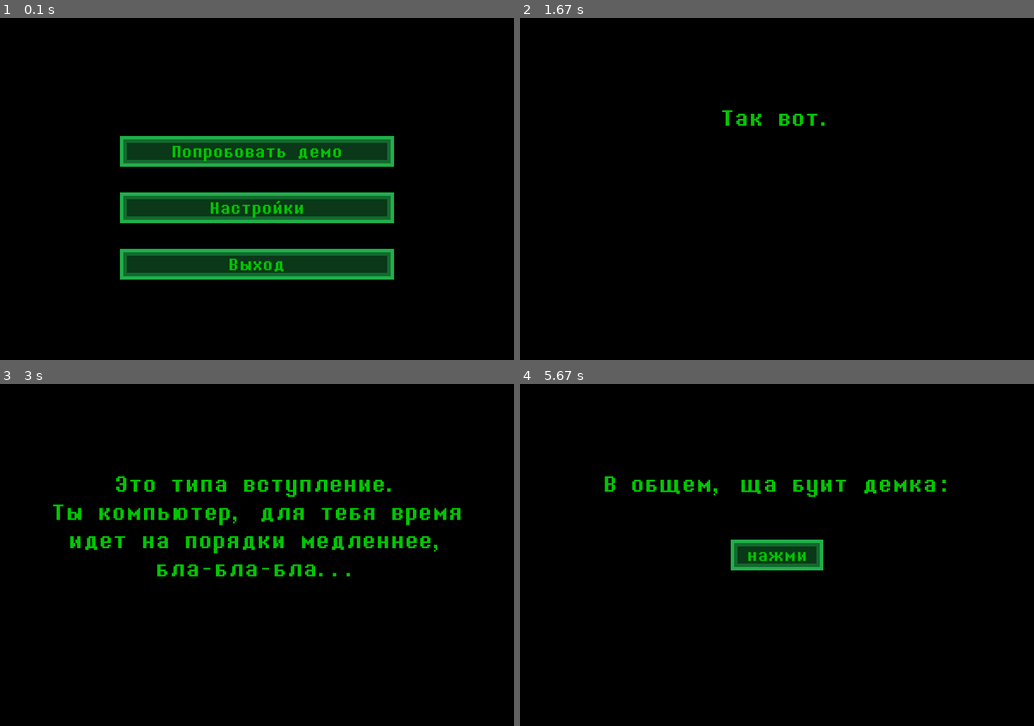
Above: before the commit, frames 1-4 (two rows, left to right).
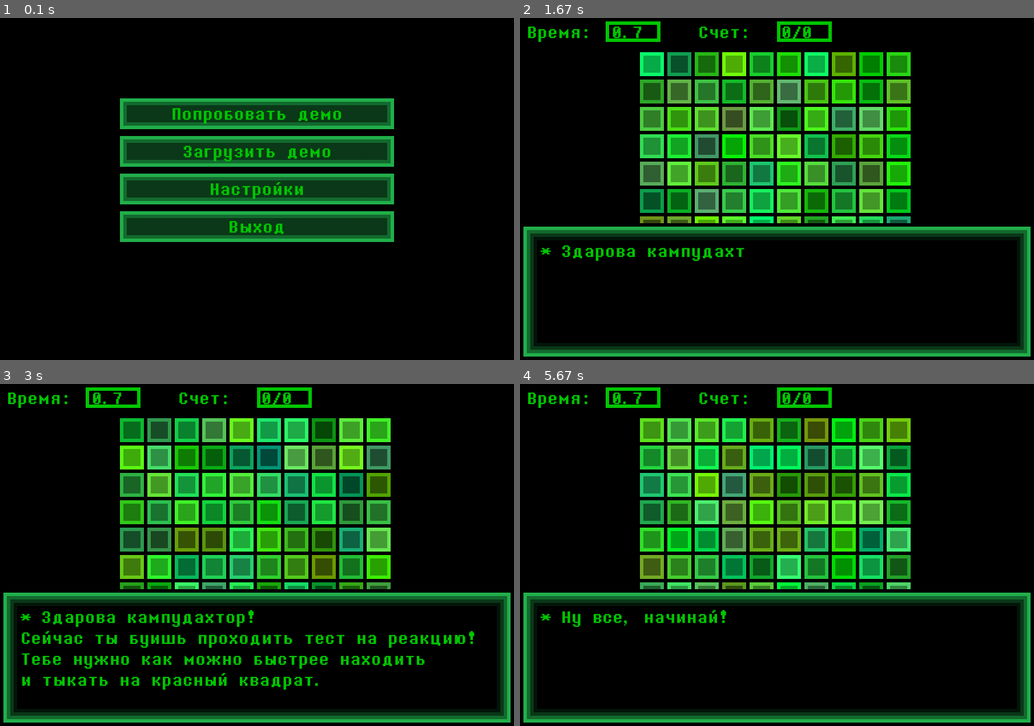
Above: after the commit, the same moments.

Repository: MaximElkinson/Pygame_SuperProject
Game: pygame game, started from игра.py
Two runs of this game, one before a commit and one after it. Both use one fixed random seed, a clock stepped at 60 frames per second and the inputs below.
Inputs (mouse positions are in pixels of both pictures, inside the frame that each line leads up to):
- Up to frame 1 (0.1 s): no input
- Up to frame 2 (1.67 s): press the mouse at (777, 151) at 0.37 s; move the mouse to (766, 124) at 0.47 s; release the mouse at (756, 96) at 0.6 s; press the mouse at (777, 113) at 0.7 s; move the mouse to (684, 199) at 0.8 s; release the mouse at (597, 288) at 0.93 s; press the mouse at (684, 209) at 1.03 s; move the mouse to (679, 168) at 1.13 s; release the mouse at (669, 134) at 1.27 s; press the mouse at (735, 93) at 1.37 s; move the mouse to (751, 202) at 1.47 s; release the mouse at (766, 312) at 1.6 s
- Up to frame 3 (3 s): press the mouse at (298, 431) at 1.7 s; move the mouse to (272, 513) at 1.8 s; release the mouse at (251, 602) at 1.93 s; tap X at 2 s; press the mouse at (159, 459) at 2.87 s; move the mouse to (154, 520) at 2.97 s
- Up to frame 4 (5.67 s): release the mouse at (669, 582) at 3.1 s; hold Z 3.17-3.47 s; tap X at 3.23, 3.9, 5.07, 5.37 s; press the mouse at (653, 513) at 3.53 s; move the mouse to (746, 548) at 3.63 s; release the mouse at (838, 585) at 3.77 s; hold Enter 3.83-4.13 s; tap Space at 3.98, 5.15 s; move the mouse to (890, 664) at 5.03 s; click (823, 524) at 5.62 s

The runs differ from the first frame. In frame 1, 20% of the frame differs, in the area x 23-77%, y 23-77%; in frame 2, 29%; in frame 3, 34%, in the area x 0-100%, y 1-99%; in frame 4, 30%.

Commit message:
Добавление сохранений

Diff:
--- a/lib/constants.py
+++ b/lib/constants.py
@@ -7,6 +7,7 @@
 # непонятная штука, поэтому также в основном коде существуют обычные size, width и height.
 # А еще они в настройках обновляются периодически. Короче, ужос
 ppixel_size = pheight // 100  # Игра пиксельная, поэтому определяется размер игрового пикселя
+on_choice = False  # Останавливает обновление во время выбора
 mouse = False  # Состояние нажатия мышкой
 mouseprev = False  # Предыдущее состояние нажатия мышкой
 click = False  # Кликнула ли мышка в данный игровой тик
@@ -14,3 +15,4 @@
     "first": True,
     "fullscreen": False  # И, наверное, он так и будет один... (ООООО РИФМА ЕЕЕ-)
 }
+defaultsave = [[1, 1, 1]]
--- a/lib/functions.py
+++ b/lib/functions.py
@@ -1,4 +1,3 @@
-import pygame
 import os
 import sys
 from lib.constants import *
@@ -8,31 +7,46 @@
     pass
 
 
-def set_file(file, path):
+def set_file(file, path):  # Загрузка и сохранение файла (второе - в случае изменения кода)
     if os.path.exists(path):
-        fl = False
         with open(path, "r", encoding="utf8") as f:
-            for i in f.readlines():
-                j = i.rstrip().split("\t")
-                if j[0] in file:
-                    stg = j[1]
-                    if stg in ("True", "False"):
-                        stg = (stg == "True")
-                    elif stg.isdigit():
-                        stg = int(stg)
-                    file[j[0]] = stg
+            if type(file) == dict:
+                for i in f.readlines():
+                    j = i.rstrip().split("\t")
+                    if j[0] in file:
+                        stg = j[1]
+                        if stg in ("True", "False"):
+                            stg = (stg == "True")
+                        elif stg.isdigit():
+                            stg = int(stg)
+                        file[j[0]] = stg
+            else:
+                s = list(f.readlines())
+                for i in range(len(s)):
+                    s[i] = list(map(int, s[i].split("\t")))
+                for i in range(len(s)):
+                    if i < len(file):
+                        for j in range(len(s[i])):
+                            if j < len(file[i]):
+                                file[i][j] = s[i][j]
+                            else:
+                                break
+                    else:
+                        break
     save_file(file, path)
     return file
 
 
-
-def save_file(file, path):
+def save_file(file, path):  # Сохранение файла
     with open(path, "w", encoding="utf8") as f:
-        for i in file.keys():
-            f.write(i + "\t" + str(file[i]) + "\n")
+        if type(file) == dict:
+            for i in file.keys():
+                f.write(i + "\t" + str(file[i]) + "\n")
+        else:
+            f.write("\n".join(["\t".join(list(map(str, i))) for i in file]))
 
 
-def load_image(name, colorkey=None, fillcolor=None, scale=1):  # Функция загрузки изображений из папки data
+def load_image(name, colorkey=None, fillcolor=None, scale=1):  # Загрузка изображений из папки data
     fullname = os.path.join('data', name)
     if not os.path.isfile(fullname):
         print(f"Файл с изображением '{fullname}' не найден")
--- a/settings.txt
+++ b/settings.txt
@@ -1,2 +1,2 @@
 first	False
-fullscreen	True
+fullscreen	False
--- a/игра.py
+++ b/игра.py
@@ -1,10 +1,10 @@
 import random
-import sqlite3
+from datetime import datetime
 from lib.functions import *
 
-# d = datetime.now().strftime("%H:%M:%S %d-%m-%Y")
-
 settings = set_file(defaultsettings, "settings.txt")
+save = defaultsave[:]
+savename = None
 pygame.init()  # Основная инициализация, определеине размеров, создание констант
 pygame.display.set_caption('Игра')
 if settings["fullscreen"]:
@@ -19,11 +19,17 @@
 # Инициализация основных групп спрайтов
 buttons = pygame.sprite.Group()
 sprites = pygame.sprite.Group()
+additional = pygame.sprite.Group()
 
 
 def exit():  # Удобная функция выхода из игры. Она не с остальными функциями,
     # потому что в ней так же происходит сохранение всех настроек
     save_file(settings, "settings.txt")
+    if savename is None and any([1 in i for i in save]):
+        save_file(save, datetime.now().strftime("%H-%M-%S %d.%m.%Y") +
+                  str(len(os.listdir(os.getcwd())) - 8) + ".save")
+    elif savename is not None:
+        save_file(save, savename)
     pygame.quit()
     sys.exit()
 
@@ -138,7 +144,8 @@
             self.italics = [False for _ in range(len(self.fulltext))]
 
     def update(self, mpos, click, keyboard):  # Функция для плавного появления текста и переходов
-        doskip = click or keyboard[pygame.K_z] or keyboard[pygame.K_RETURN]  # Скипать ли текст
+        doskip = keyboard[pygame.K_x]  # Скипать ли текст
+        donext = keyboard[pygame.K_z] or keyboard[pygame.K_RETURN]  # Врубать ли следующую фразу
         # Изменение цвета в случае, если в colorlib записан другой
         if (self.phrase, self.step // self.rates[self.phrase]) not in self.colorlib:
             color = self.maincolor
@@ -147,7 +154,7 @@
         # "Проматывание" текущего текста до конца, если лень смотреть анимацию
         if doskip and self.step < (len(self.normaltext)) * self.rates[self.phrase]:
             if self.italics[self.phrase]:
-                self.font.set_italic(1)
+                self.font.set_italic(True)
             self.step = (len(self.normaltext) - 1) * self.rates[self.phrase]
             bltext = [self.font.render(i, False, color) for i in self.text]
             for i in range(len(bltext)):  # Цикл, потому что несколько строк
@@ -158,8 +165,9 @@
                 self.image.blit(bltext[i], (
                     x, pixel_size * (5 + 20 * self.cutscene) + self.font.get_height() * i))
             if self.italics[self.phrase]:
-                self.font.set_italic(0)
-        elif doskip:  # Если текст уже доанимировался, нажатие запускает следующую фразу
+                self.font.set_italic(False)
+        elif donext and self.step >= (len(self.normaltext)) * self.rates[self.phrase]:
+            # Если текст уже доанимировался, нажатие запускает следующую фразу
             self.next_phrase()
         elif self.step < (len(self.normaltext)) * self.rates[self.phrase]:
             if self.step % self.rates[self.phrase] == 0:
@@ -177,7 +185,7 @@
                 pizza = False  # Делать ли курсив. Типа Italic, Италия, пицца хыха
                 if self.italics[self.phrase]:
                     pizza = True
-                    self.font.set_italic(1)
+                    self.font.set_italic(True)
                 if pizza:  # Рендер курсива
                     bltext = self.font.render(
                         self.text[numline][:j + 1], False, color)
@@ -194,7 +202,7 @@
                                          pixel_size * (5 + 20 * self.cutscene) +
                                          self.font.get_height() * numline))
             if self.italics[self.phrase]:
-                self.font.set_italic(0)
+                self.font.set_italic(False)
             self.step += 1  # +1 шаг
 
     def set_text(self, text):  # Функция для переделки текста
@@ -258,11 +266,11 @@
             self.tcolor = tcolor
         for i in range(len(self.text)):
             bltext = MAIN_FONT.render(self.text[i], False, self.tcolor)
-            self.image.blit(bltext, (pixel_size, pixel_size +
-                                     (self.rect.height - pixel_size * 2) / len(self.text) * i))
-
-    def update(self, mpos, click, *args):
-        if in_rect(self.rect, mpos) and click:
+            self.image.blit(bltext, ((width - bltext.get_width()) // 2, height / 3 +
+                                     self.rect.height / 3 / len(self.text) * i))
+
+    def update(self, mpos, click, keyboard):
+        if keyboard[pygame.K_z] or keyboard[pygame.K_RETURN]:
             self.func()
             if self.suicide:
                 self.kill()
@@ -270,7 +278,7 @@
 
 class Button(pygame.sprite.Sprite):
     # Класс простой кнопки с картинкой
-    def __init__(self, x, y, sprite, text, tcolor, func):
+    def __init__(self, x, y, sprite, text, tcolor, func, *args):
         super().__init__(buttons, sprites)
         self.text = text
         self.sprite = sprite
@@ -281,11 +289,12 @@
                         ((self.rect.w - MAIN_FONT.size(text)[0]) / 2,
                          (self.rect.h - MAIN_FONT.get_height()) / 2))
         self.func = func
+        self.args = args
 
     def update(self, mpos, click, *args):
         # Нажатие кнопки
         if in_rect((self.rect.x, self.rect.y, *self.rect.size), mpos) and click:
-            self.func()
+            self.func(*self.args)
 
     def set_text(self, text):  # Передлка текста на кнопке
         self.text = text
@@ -298,35 +307,131 @@
 class MainMenu(GameStage):  # Главное меню
     def __init__(self):
         super().__init__()
-        if settings["first"]:
-            self.append(
-                Tile(screen.get_rect(), (0, 0, 0, 0), [
-                    "z или enter: выполнить/подтвердить",
-                    "x или shift: пропустить/отменить",
-                    "c или control: открытие меню"
-                ], func=self.generate_menu, suicide=True)
-            )
-            settings["first"] = False
-        else:
-            self.generate_menu()
+        self.generate_menu()
 
     def generate_menu(self):
         btn = load_image("menubutton.png", scale=pixel_size)
         self.append(Button((width - btn.get_width()) // 2,
+                           (height - btn.get_height() * 5) // 2, btn.copy(),
+                           "Попробовать демо", (0, 200, 0), self.saveload),
+                    Button((width - btn.get_width()) // 2,
                            (height - btn.get_height() * 3) // 2, btn.copy(),
-                           "Попробовать демо", (0, 200, 0), self.play),
+                           "Загрузить демо", (0, 200, 0), self.saveload, True),
                     Button((width - btn.get_width()) // 2,
-                           (height - btn.get_height() * 0) // 2, btn.copy(),
+                           (height - btn.get_height() * 1) // 2, btn.copy(),
                            "Настройки", (0, 200, 0), self.settings),
                     Button((width - btn.get_width()) // 2,
-                           (height + btn.get_height() * 3) // 2, btn.copy(),
+                           (height + btn.get_height() * 1) // 2, btn.copy(),
                            "Выход", (0, 200, 0), exit))
 
     def settings(self):
         self.transform(MainSettings)
 
-    def play(self):
-        self.transform(Intro)
+    def saveload(self, load=False):
+        self.transform(Saveload, load)
+
+
+def set_choice(text, func, *args):
+    stage.pause()
+    Choice(text, func, *args)
+
+
+class Choice(pygame.sprite.Sprite):
+    def __init__(self, text, func, *args):
+        super().__init__(additional)
+        global on_choice
+        on_choice = True
+        self.image = load_image("choice.png", scale=pixel_size)
+        self.rect = self.image.get_rect()
+        self.rect = self.rect.move((width - self.rect.width) // 2,
+                                   (height - self.rect.height) // 2)
+        p = pixel_size
+        bltext = MAIN_FONT.render(text, False, (0, 200, 0))
+        self.image.blit(bltext, (4 * p, 4 * p))
+        self.ok = Button(self.rect.x + 4 * p, self.rect.y + 15 * p,
+                         load_image("button.png", scale=p), "OK", (0, 200, 0), self.if_ok, *args)
+        self.ok.add(additional)
+        self.cancel = Button(self.rect.x + 57 * p, self.rect.y + 15 * p,
+                             load_image("button.png", scale=p), "Отмена", (0, 200, 0), self.kill)
+        self.cancel.add(additional)
+        self.func = func
+
+    def if_ok(self, *args):
+        self.func(*args)
+        self.kill()
+
+    def kill(self):
+        global on_choice, stage
+        on_choice = False
+        stage.unpause()
+        self.ok.kill()
+        del self.ok
+        self.cancel.kill()
+        del self.cancel
+        super().kill()
+        del self
+
+
+class Saveload(GameStage):
+    def __init__(self, load):
+        super().__init__()
+        self.loaded = ["пусто0.save"] * 5
+        files = os.listdir(os.getcwd())
+        for i in range(len(files)):
+            if ".save" in files[i]:
+                self.loaded[int(files[i][-6])] = files[i]
+        btn = load_image("menubutton.png", scale=pixel_size)
+        btnw = btn.get_width()
+        btnh = btn.get_height()
+        for i in range(5):
+            self.append(Button((width - btnw) // 2,
+                               (height - btnh * 5) // 2 + i * btnh,
+                               btn, self.loaded[i][:-6], (0, 200, 0),
+                               self.play, self.loaded[i], load))
+        self.append(Button((width - btnw) // 2,
+                           (height - btnh * 5) // 2 + 5 * btnh,
+                           btn, "Назад", (0, 200, 0),
+                           self.back))
+
+    def back(self):
+        self.transform(MainMenu)
+
+    def play(self, filename, load):
+        if load and filename == "пусто0.save":
+            return
+        elif load:
+            set_choice("Вы уверены?", self.load, filename)
+        elif not load and filename == "пусто0.save":
+            global savename
+            savename = datetime.now().strftime("%H.%M.%S %d-%m-%Y") + \
+                       str(len(os.listdir(os.getcwd())) - 8) + ".save"
+            self.startgame()
+        else:
+            set_choice("Вы точно хотите перезаписать сохранение?", self.startgame,
+                       datetime.now().strftime("%H.%M.%S %d-%m-%Y") +
+                       str(len(os.listdir(os.getcwd())) - 8) + ".save")
+
+    def load(self, file):
+        global save, savename
+        save = set_file(save, file)
+        savename = file
+        self.startgame()
+
+    def startgame(self, name=None):
+        if name is not None:
+            global savename
+            savename = name
+        i = 0
+        j = 0
+        for i in range(len(save)):
+            fl = False
+            for j in range(len(save[i])):
+                if save[i][j] != 0:
+                    fl = True
+                    break
+            if fl:
+                break
+        self.transform(gamestages[i][j])
 
 
 class MainSettings(GameStage):  # Настройки в главном меню. Их мало, но по приколу они есть
@@ -363,10 +468,27 @@
         self.transform(MainMenu)
 
 
+class Help(GameStage):
+    def __init__(self):
+        super().__init__()
+        self.append(
+            Tile(screen.get_rect(), (0, 0, 0, 0), [
+                "z или enter: выполнить/подтвердить",
+                "x: пропустить/отменить"
+            ], func=self.play, suicide=True)
+        )
+
+    def play(self):
+        global save, savename
+        save[0][0] = 0
+        save_file(save, savename)
+        self.transform(Intro)
+
+
 class Intro(GameStage):
     def __init__(self):
         super().__init__()
-        self.funytimer = 40
+        self.funytimer = 3
         self.wasnt = True
         self.append(
             Speech([["Дисклеймер:",
@@ -385,6 +507,9 @@
         self.transform(MainMenu)
 
     def demo(self):
+        global save, savename
+        save[0][1] = 0
+        save_file(save, savename)
         self.transform(Reakcia)
 
     def update(self, *args):
@@ -396,19 +521,6 @@
             self.append(Button((width - btn.get_width()) // 2,
                                (height - btn.get_height()) // 2,
                                btn, "нажми", (0, 200, 0), self.demo))
-
-
-class Demo(GameStage):
-    def __init__(self):
-        super().__init__()
-        self.append(
-            Speech([["Ч е л о в е к ."],
-                    ["Н е у ж е л и  т ы  н е  з н а е ш ь ,",
-                     "к а к  в с т р е ч а т ь  н о в о г о", "п р и я т е л я ?"],
-                    ["Я SANS from UNDERTALE УООО-"]],
-                   rates=[4, 4, 2], chars=[
-                    None, None, load_image("sans.png", scale=pixel_size)], func=exit)
-        )
 
 
 class ReakTile(pygame.sprite.Sprite):
@@ -432,7 +544,7 @@
 
     def change_func(self, func2):
         self.func = func2
-        self.change_color((255, 0, 0))
+        self.change_color(pygame.Color(255, 0, 0))
         self.red = True
 
     def is_red(self):
@@ -562,7 +674,7 @@
         self.game_started = False
         self.stop = True
         self.overtimer = -1
-        if not not_first:
+        if not not_first and save[0][2] != 2:
             self.append(
                 Speech([["Здарова кампудахтор!",
                          "Сейчас ты буишь проходить тест на реакцию!",
@@ -576,6 +688,8 @@
             self.start()
 
     def start(self):
+        global save
+        save[0][2] = 2
         self.elements[100].start()
         self.game_started = True
         self.stop = False
@@ -672,6 +786,7 @@
                 self.append(Speech(phrase, func=self.gameover))
 
     def win(self):
+        save[0][2] = 0
         self.append(Speech([["Так, ну поскольку это демка..."],
                             ["Хочешь попробовать еще раз?"]],
                            func=self.choice, italic=True))
@@ -695,6 +810,8 @@
         )
 
     def to_menu(self):
+        global save, savename
+        save_file(save, savename)
         self.transform(MainMenu)
 
     def retry(self, score=1):
@@ -713,7 +830,7 @@
         self.transform(Reakcia)
 
 
-gamestages = [[MainMenu, Intro, Reakcia]]
+gamestages = [[Help, Intro, Reakcia]]
 
 if __name__ == '__main__':
     running = True
@@ -740,14 +857,16 @@
             click = True
         else:
             click = False
-        sprites.update(mouse_pos, click, pygame.key.get_pressed())
+        if not on_choice:
+            sprites.update(mouse_pos, click, pygame.key.get_pressed())
         screen.fill((0, 0, 0))
         sprites.draw(screen)
         nextstage = stage.nextstage
         if nextstage is not None:
             stage = nextstage(*stage.args)
         stage.do_things(mouse_pos, click, pygame.key.get_pressed())
-        # screen.blit(load_image("sans.png", scale=pixel_size), (0, 0))
+        additional.update(mouse_pos, click, pygame.key.get_pressed())
+        additional.draw(screen)
         pygame.display.flip()
         clock.tick(fps)
     pygame.quit()
Not shown, added: 20.09.57 13-01-20210.save
Binary file added: data/choice.png
Binary file removed: data/кнопка2.png
